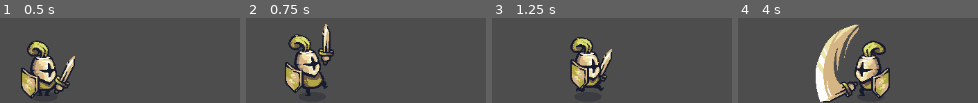
Above: before the commit, frames 1-4 (left to right).
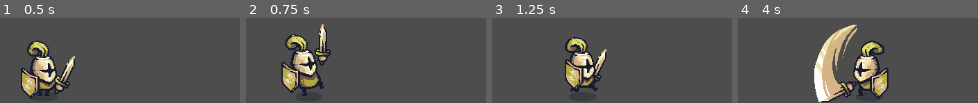
Above: after the commit, the same moments.

Repository: kaiogama18/GodotLab
Game: Godot game, scene res://teste_scenes/test_player.tscn
The game is run twice, just before and just after one commit, with the same random seed, the same clock (stepped at 60 frames per second) and the same inputs.
Inputs (mouse positions are in pixels of both pictures, inside the frame that each line leads up to):
- Up to frame 1 (0.5 s): no input
- Up to frame 2 (0.75 s): move the mouse to (outside the picture) at 0.52 s; hold D (move_right) from 0.53 s (still down); click (outside the picture) at 0.6 s
- Up to frame 3 (1.25 s): keep holding D (move_right)
- Up to frame 4 (4 s): move the mouse to (outside the picture) at 1.27 s; release D (move_right) at 1.28 s; hold S (move_down) 1.28-2.03 s; click (outside the picture) at 1.35 s; move the mouse to (outside the picture) at 2.02 s; hold D (move_right) 2.03-2.78 s; click (outside the picture) at 2.1 s; move the mouse to (outside the picture) at 2.77 s; hold W (move_up) 2.78-3.53 s; click (outside the picture) at 2.85 s; move the mouse to (outside the picture) at 3.52 s; hold A (move_left) from 3.53 s (still down); click (outside the picture) at 3.6 s

Frame 1 is identical in both runs. In frame 2, 8.9% of the frame differs, in the area x 14-37%, y 7-92%; in frame 3, 7.8%; in frame 4, 8.3%.

Commit message:
[update] - player controllers

Diff:
--- a/Tiny Leps/player/player.gd
+++ b/Tiny Leps/player/player.gd
@@ -6,12 +6,31 @@
 @onready var animation_player: AnimationPlayer = $AnimationPlayer
 @onready var sprete_2d: Sprite2D = $Sprite2D
 
+var input_vector: Vector2 = Vector2(0,0)
 var is_running: bool = false
+var was_running: bool = false
 var is_attacking: bool = false
 var attack_cooldown: float = 0.0
 
 func _process(delta):
-	# update attack cool down
+	read_input()
+	update_attack_cooldown(delta)
+	if Input.is_action_just_pressed("attack"):
+		attack()
+
+	play_run_idle_animation()
+	rotate_sprite()
+
+func _physics_process(delta):
+	# Modify the speed
+	var target_velocity = input_vector * speed * 100.0
+	if is_attacking:
+		target_velocity  *= 0.25
+	velocity = lerp(velocity, target_velocity, lerp_factor)
+	move_and_slide()
+
+# update attack cool down
+func update_attack_cooldown(delta : float):
 	if is_attacking:
 		attack_cooldown -= delta # 0.6 = 0.016  --> 0.584
 		if attack_cooldown <= 0:
@@ -19,29 +38,21 @@
 			is_running = false
 			animation_player.play("idle")
 
-func _physics_process(delta):
-	# Get the input vector
-	var input_vector = Input.get_vector("move_left","move_right","move_up","move_down")
-
+# Get the input vector
+func read_input():
+	input_vector = Input.get_vector("move_left","move_right","move_up","move_down")
 	# Remove Control DeadZone
 	var deadzone = 0.15
 	if abs(input_vector.x) < deadzone:
 		input_vector.x = 0.0
 	if abs(input_vector.y) < deadzone:
 		input_vector.y = 0.0
-
-	# Modify the speed
-	var target_velocity = input_vector * speed * 100.0
-	if is_attacking:
-		target_velocity  *= 0.25
-	velocity = lerp(velocity, target_velocity, lerp_factor)
-	move_and_slide()
-
 	# Check is Running
-	var was_running = is_running
+	was_running = is_running
 	is_running = not input_vector.is_zero_approx()
 
-	# Play the animation
+# Play the animation IDLE and RUN
+func play_run_idle_animation():
 	if not is_attacking:
 		if was_running != is_running:
 			if is_running:
@@ -49,23 +60,18 @@
 			else:
 				animation_player.play("idle")
 
-	# Flip Sprite
+# Flip Sprite
+func rotate_sprite():
 	if input_vector.x > 0:
 		$Sprite2D.flip_h = false
 	elif input_vector.x < 0:
 		$Sprite2D.flip_h = true
 
-	# Attack
-	if Input.is_action_just_pressed("attack"):
-		attack()
-
 func attack():
 	if is_attacking:
 		return
-
 	# attack_side 1
 	# attack_side 2
-
 	# Play attack anim
 	is_attacking = true
 	animation_player.play("attack_side_1")
--- a/Tiny Leps/player/player.tscn
+++ b/Tiny Leps/player/player.tscn
@@ -6,23 +6,6 @@
 [sub_resource type="CapsuleShape2D" id="CapsuleShape2D_n17bw"]
 radius = 18.0
 height = 63.7
-
-[sub_resource type="Animation" id="Animation_45vfh"]
-resource_name = "idle"
-length = 0.6
-loop_mode = 1
-tracks/0/type = "value"
-tracks/0/imported = false
-tracks/0/enabled = true
-tracks/0/path = NodePath("Sprite2D:frame_coords")
-tracks/0/interp = 1
-tracks/0/loop_wrap = true
-tracks/0/keys = {
-"times": PackedFloat32Array(0, 0.1, 0.2, 0.3, 0.4, 0.5),
-"transitions": PackedFloat32Array(1, 1, 1, 1, 1, 1),
-"update": 1,
-"values": [Vector2i(0, 0), Vector2i(0, 0), Vector2i(1, 0), Vector2i(2, 0), Vector2i(3, 0), Vector2i(4, 0)]
-}
 
 [sub_resource type="Animation" id="Animation_ek846"]
 length = 0.001
@@ -51,6 +34,119 @@
 "values": [12]
 }
 
+[sub_resource type="Animation" id="Animation_8trrr"]
+resource_name = "attack_down_1"
+length = 0.6
+tracks/0/type = "value"
+tracks/0/imported = false
+tracks/0/enabled = true
+tracks/0/path = NodePath("Sprite2D:frame_coords")
+tracks/0/interp = 1
+tracks/0/loop_wrap = true
+tracks/0/keys = {
+"times": PackedFloat32Array(0, 0.1, 0.2, 0.3, 0.4, 0.5),
+"transitions": PackedFloat32Array(1, 1, 1, 1, 1, 1),
+"update": 1,
+"values": [Vector2i(0, 4), Vector2i(1, 4), Vector2i(2, 4), Vector2i(3, 4), Vector2i(4, 4), Vector2i(5, 4)]
+}
+
+[sub_resource type="Animation" id="Animation_hqrqh"]
+resource_name = "attack_down_2"
+length = 0.6
+tracks/0/type = "value"
+tracks/0/imported = false
+tracks/0/enabled = true
+tracks/0/path = NodePath("Sprite2D:frame_coords")
+tracks/0/interp = 1
+tracks/0/loop_wrap = true
+tracks/0/keys = {
+"times": PackedFloat32Array(0, 0.1, 0.2, 0.3, 0.4, 0.5),
+"transitions": PackedFloat32Array(1, 1, 1, 1, 1, 1),
+"update": 1,
+"values": [Vector2i(0, 5), Vector2i(1, 5), Vector2i(2, 5), Vector2i(3, 5), Vector2i(4, 5), Vector2i(5, 5)]
+}
+
+[sub_resource type="Animation" id="Animation_6w40n"]
+resource_name = "attack_side_1"
+length = 0.6
+tracks/0/type = "value"
+tracks/0/imported = false
+tracks/0/enabled = true
+tracks/0/path = NodePath("Sprite2D:frame")
+tracks/0/interp = 1
+tracks/0/loop_wrap = true
+tracks/0/keys = {
+"times": PackedFloat32Array(0, 0.1, 0.2, 0.3, 0.4, 0.5),
+"transitions": PackedFloat32Array(1, 1, 1, 1, 1, 1),
+"update": 1,
+"values": [12, 13, 14, 15, 16, 17]
+}
+
+[sub_resource type="Animation" id="Animation_3rbwj"]
+resource_name = "attack_side_2"
+length = 0.6
+tracks/0/type = "value"
+tracks/0/imported = false
+tracks/0/enabled = true
+tracks/0/path = NodePath("Sprite2D:frame_coords")
+tracks/0/interp = 1
+tracks/0/loop_wrap = true
+tracks/0/keys = {
+"times": PackedFloat32Array(0, 0.1, 0.2, 0.3, 0.4, 0.5),
+"transitions": PackedFloat32Array(1, 1, 1, 1, 1, 1),
+"update": 1,
+"values": [Vector2i(0, 3), Vector2i(1, 3), Vector2i(2, 3), Vector2i(3, 3), Vector2i(4, 3), Vector2i(5, 3)]
+}
+
+[sub_resource type="Animation" id="Animation_dody6"]
+resource_name = "attack_up_1"
+length = 0.6
+tracks/0/type = "value"
+tracks/0/imported = false
+tracks/0/enabled = true
+tracks/0/path = NodePath("Sprite2D:frame_coords")
+tracks/0/interp = 1
+tracks/0/loop_wrap = true
+tracks/0/keys = {
+"times": PackedFloat32Array(0, 0.1, 0.2, 0.3, 0.4, 0.5),
+"transitions": PackedFloat32Array(1, 1, 1, 1, 1, 1),
+"update": 1,
+"values": [Vector2i(0, 6), Vector2i(1, 6), Vector2i(2, 6), Vector2i(3, 6), Vector2i(4, 6), Vector2i(5, 6)]
+}
+
+[sub_resource type="Animation" id="Animation_65hh0"]
+resource_name = "attack_up_2"
+length = 0.6
+tracks/0/type = "value"
+tracks/0/imported = false
+tracks/0/enabled = true
+tracks/0/path = NodePath("Sprite2D:frame_coords")
+tracks/0/interp = 1
+tracks/0/loop_wrap = true
+tracks/0/keys = {
+"times": PackedFloat32Array(0, 0.1, 0.2, 0.3, 0.4, 0.5),
+"transitions": PackedFloat32Array(1, 1, 1, 1, 1, 1),
+"update": 1,
+"values": [Vector2i(0, 7), Vector2i(1, 7), Vector2i(2, 7), Vector2i(3, 7), Vector2i(4, 7), Vector2i(5, 7)]
+}
+
+[sub_resource type="Animation" id="Animation_45vfh"]
+resource_name = "idle"
+length = 0.6
+loop_mode = 1
+tracks/0/type = "value"
+tracks/0/imported = false
+tracks/0/enabled = true
+tracks/0/path = NodePath("Sprite2D:frame_coords")
+tracks/0/interp = 1
+tracks/0/loop_wrap = true
+tracks/0/keys = {
+"times": PackedFloat32Array(0, 0.1, 0.2, 0.3, 0.4, 0.5),
+"transitions": PackedFloat32Array(1, 1, 1, 1, 1, 1),
+"update": 1,
+"values": [Vector2i(0, 0), Vector2i(0, 0), Vector2i(1, 0), Vector2i(2, 0), Vector2i(3, 0), Vector2i(4, 0)]
+}
+
 [sub_resource type="Animation" id="Animation_qw188"]
 resource_name = "run"
 length = 0.6
@@ -66,102 +162,6 @@
 "transitions": PackedFloat32Array(1, 1, 1, 1, 1, 1),
 "update": 1,
 "values": [Vector2i(0, 1), Vector2i(1, 1), Vector2i(2, 1), Vector2i(3, 1), Vector2i(4, 1), Vector2i(5, 1)]
-}
-
-[sub_resource type="Animation" id="Animation_6w40n"]
-resource_name = "attack_side_1"
-length = 0.6
-tracks/0/type = "value"
-tracks/0/imported = false
-tracks/0/enabled = true
-tracks/0/path = NodePath("Sprite2D:frame")
-tracks/0/interp = 1
-tracks/0/loop_wrap = true
-tracks/0/keys = {
-"times": PackedFloat32Array(0, 0.1, 0.2, 0.3, 0.4, 0.5),
-"transitions": PackedFloat32Array(1, 1, 1, 1, 1, 1),
-"update": 1,
-"values": [12, 13, 14, 15, 16, 17]
-}
-
-[sub_resource type="Animation" id="Animation_3rbwj"]
-resource_name = "attack_side_2"
-length = 0.6
-tracks/0/type = "value"
-tracks/0/imported = false
-tracks/0/enabled = true
-tracks/0/path = NodePath("Sprite2D:frame_coords")
-tracks/0/interp = 1
-tracks/0/loop_wrap = true
-tracks/0/keys = {
-"times": PackedFloat32Array(0, 0.1, 0.2, 0.3, 0.4, 0.5),
-"transitions": PackedFloat32Array(1, 1, 1, 1, 1, 1),
-"update": 1,
-"values": [Vector2i(0, 3), Vector2i(1, 3), Vector2i(2, 3), Vector2i(3, 3), Vector2i(4, 3), Vector2i(5, 3)]
-}
-
-[sub_resource type="Animation" id="Animation_8trrr"]
-resource_name = "attack_down_1"
-length = 0.6
-tracks/0/type = "value"
-tracks/0/imported = false
-tracks/0/enabled = true
-tracks/0/path = NodePath("Sprite2D:frame_coords")
-tracks/0/interp = 1
-tracks/0/loop_wrap = true
-tracks/0/keys = {
-"times": PackedFloat32Array(0, 0.1, 0.2, 0.3, 0.4, 0.5),
-"transitions": PackedFloat32Array(1, 1, 1, 1, 1, 1),
-"update": 1,
-"values": [Vector2i(0, 4), Vector2i(1, 4), Vector2i(2, 4), Vector2i(3, 4), Vector2i(4, 4), Vector2i(5, 4)]
-}
-
-[sub_resource type="Animation" id="Animation_hqrqh"]
-resource_name = "attack_down_2"
-length = 0.6
-tracks/0/type = "value"
-tracks/0/imported = false
-tracks/0/enabled = true
-tracks/0/path = NodePath("Sprite2D:frame_coords")
-tracks/0/interp = 1
-tracks/0/loop_wrap = true
-tracks/0/keys = {
-"times": PackedFloat32Array(0, 0.1, 0.2, 0.3, 0.4, 0.5),
-"transitions": PackedFloat32Array(1, 1, 1, 1, 1, 1),
-"update": 1,
-"values": [Vector2i(0, 5), Vector2i(1, 5), Vector2i(2, 5), Vector2i(3, 5), Vector2i(4, 5), Vector2i(5, 5)]
-}
-
-[sub_resource type="Animation" id="Animation_dody6"]
-resource_name = "attack_up_1"
-length = 0.6
-tracks/0/type = "value"
-tracks/0/imported = false
-tracks/0/enabled = true
-tracks/0/path = NodePath("Sprite2D:frame_coords")
-tracks/0/interp = 1
-tracks/0/loop_wrap = true
-tracks/0/keys = {
-"times": PackedFloat32Array(0, 0.1, 0.2, 0.3, 0.4, 0.5),
-"transitions": PackedFloat32Array(1, 1, 1, 1, 1, 1),
-"update": 1,
-"values": [Vector2i(0, 6), Vector2i(1, 6), Vector2i(2, 6), Vector2i(3, 6), Vector2i(4, 6), Vector2i(5, 6)]
-}
-
-[sub_resource type="Animation" id="Animation_65hh0"]
-resource_name = "attack_up_2"
-length = 0.6
-tracks/0/type = "value"
-tracks/0/imported = false
-tracks/0/enabled = true
-tracks/0/path = NodePath("Sprite2D:frame_coords")
-tracks/0/interp = 1
-tracks/0/loop_wrap = true
-tracks/0/keys = {
-"times": PackedFloat32Array(0, 0.1, 0.2, 0.3, 0.4, 0.5),
-"transitions": PackedFloat32Array(1, 1, 1, 1, 1, 1),
-"update": 1,
-"values": [Vector2i(0, 7), Vector2i(1, 7), Vector2i(2, 7), Vector2i(3, 7), Vector2i(4, 7), Vector2i(5, 7)]
 }
 
 [sub_resource type="AnimationLibrary" id="AnimationLibrary_rw2b6"]
